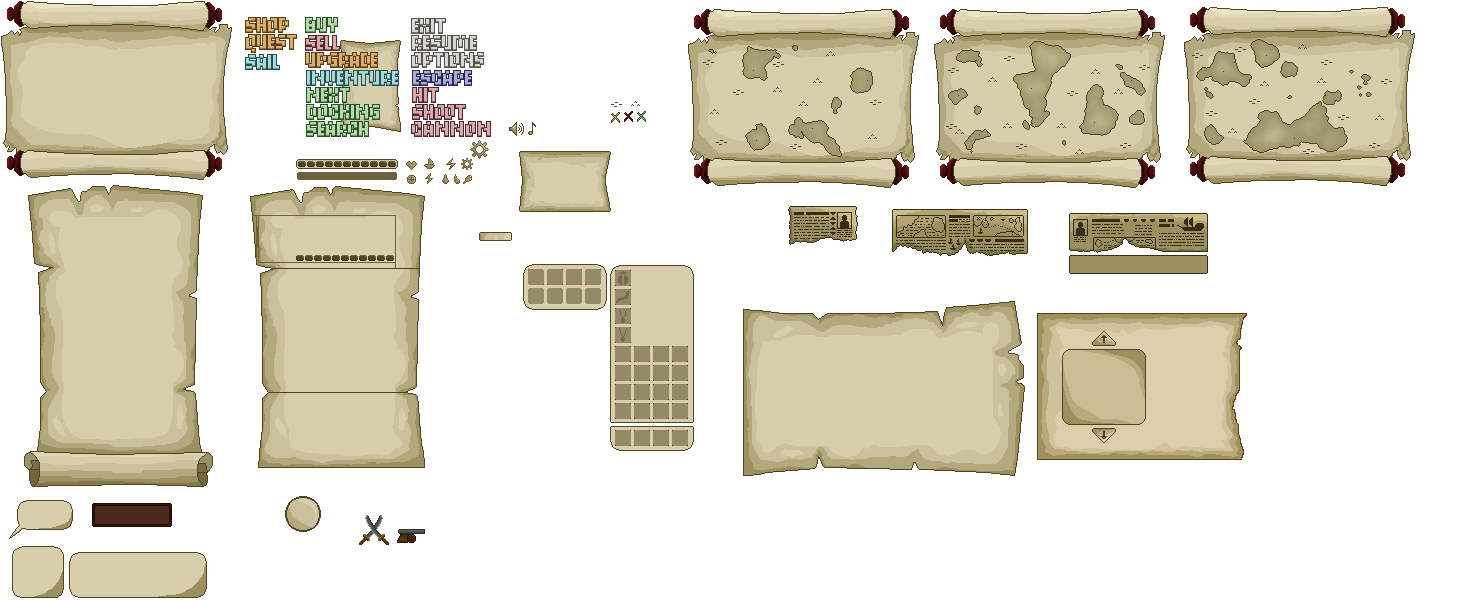
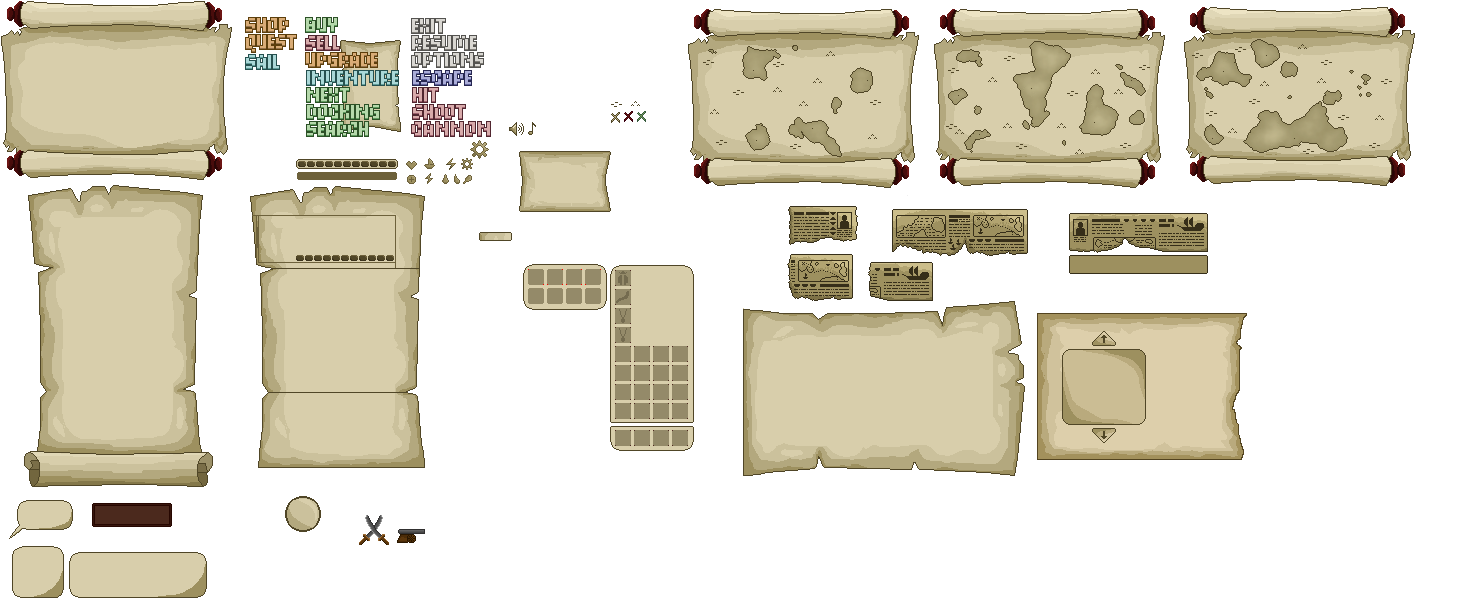
Revision of a layered (1461, 600) image; what changed, layer by layer:
painted on "Слой 25" over left=787, top=254, right=933, bottom=301
